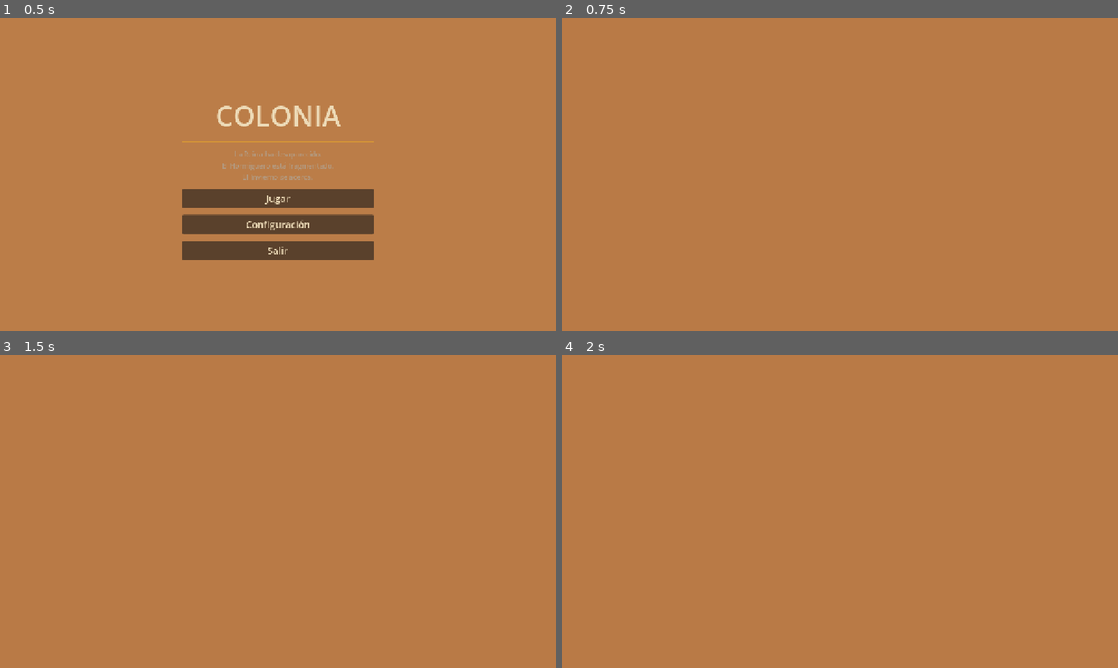
Above: before the commit, frames 1-4 (two rows, left to right).
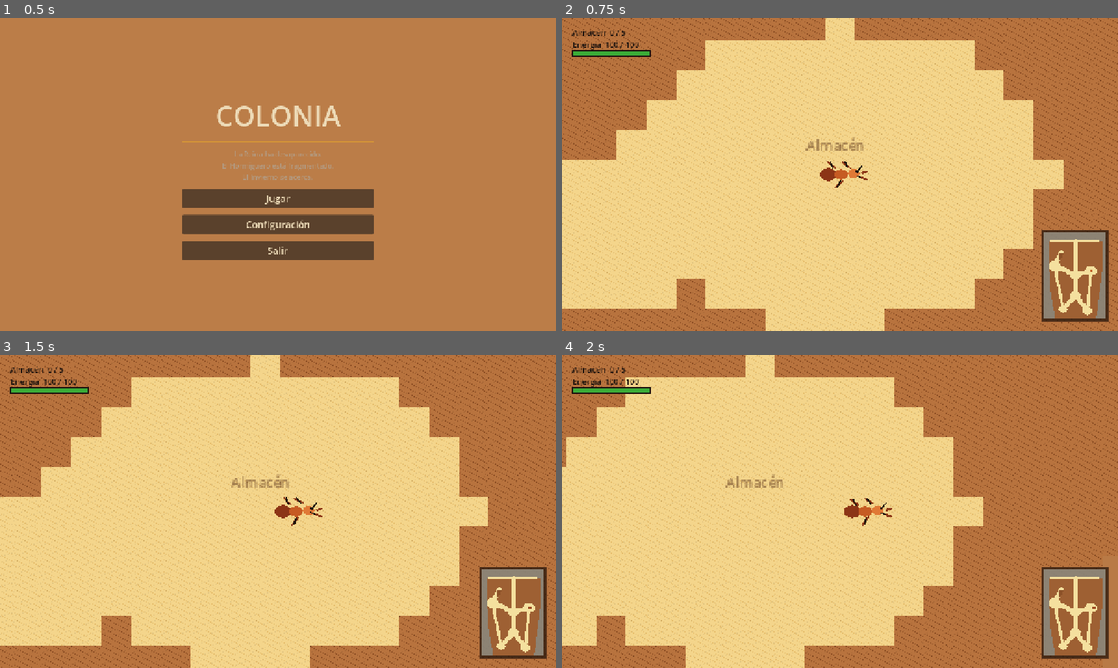
Above: after the commit, the same moments.

Repository: The-glitch-girls/an-ant-game
Game: Godot game, scene res://src/menu/menu.tscn
The game is run twice, just before and just after one commit, with the same random seed, the same clock (stepped at 60 frames per second) and the same inputs.
Inputs:
- Up to frame 1 (0.5 s): no input
- Up to frame 2 (0.75 s): click "Jugar" at 0.5 s
- Up to frame 3 (1.5 s): tap Enter at 1.25 s; hold D (mover_derecha) from 1.28 s (still down); hold Shift (correr) from 1.28 s (still down)
- Up to frame 4 (2 s): keep holding D (mover_derecha); keep holding Shift (correr)

Frame 1 is identical in both runs. In frame 2, 72% of the frame differs, in the area x 0-100%, y 0-100%; in frame 3, 71%; in frame 4, 65%.
Error before the commit: Parse Error: Variable "_ui_almacen" has the same name as a previously declared variable. (res://src/mundo/mundo.gd:22)

Commit message:
Update mundo.gd

Diff:
--- a/src/mundo/mundo.gd
+++ b/src/mundo/mundo.gd
@@ -14,7 +14,6 @@
 var _en_descanso: bool = false
 var _reloj: float = 0.0
 var _final_mostrado: bool = false
-var _ui_almacen: Label
 var _mini_mapa: MiniMapa
 var _capas_hielo: Array[ColorRect] = []
 var _tiles: TileMapLayer
